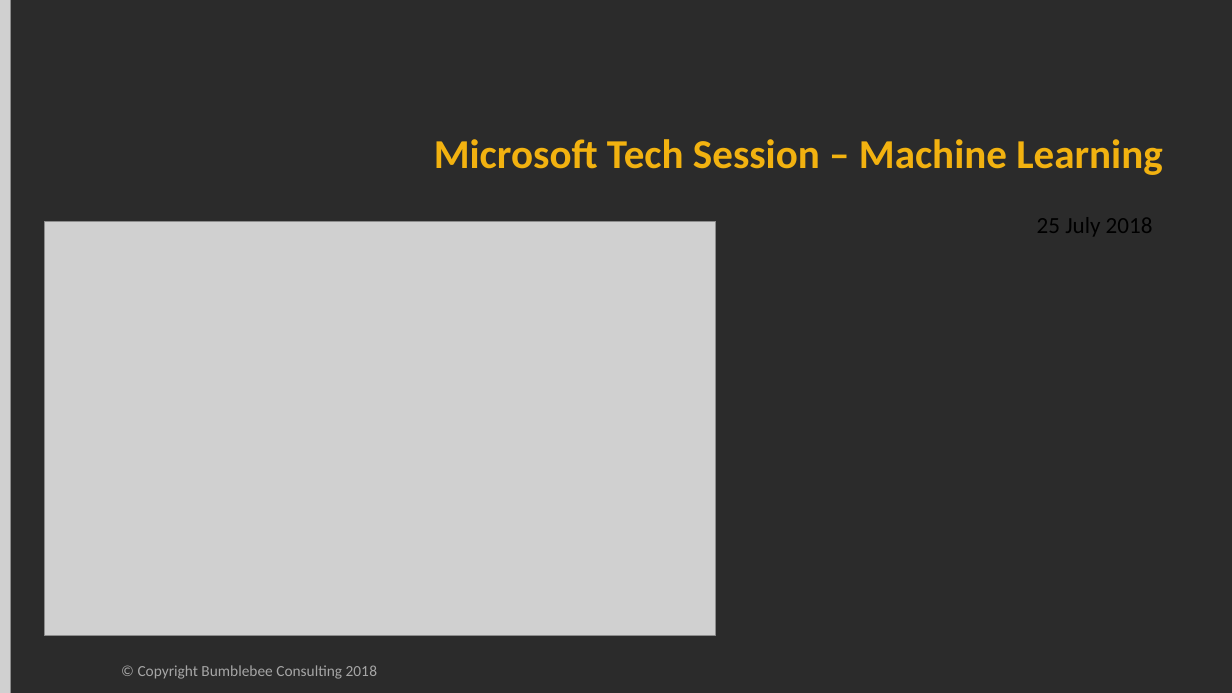
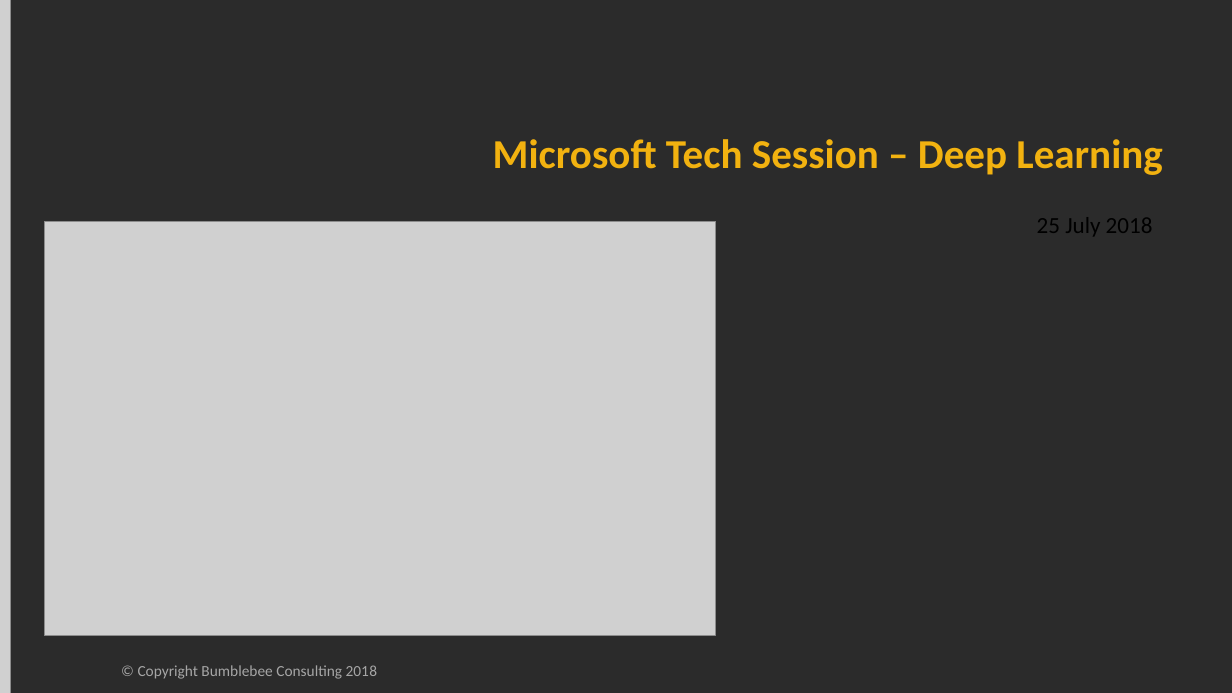
Before and after one commit to pcfour/deep-learning-presentation, a slide deck: slide 1 of documents/Deep Learning with Neural Nets.pptx. Drawn at 1232x693 pixels with LibreOffice and Linux fonts; fonts in the diff are those of the drawing; grey boxes stand for pictures; background and template pictures are left out. Boxes give left, top, right and bottom in pixels: in the first picture for what was removed or moved away, otherwise in the second. Text is boxed around its words. In the diff, an @@ line names an element or a change of style, - is before the commit and + after.

```diff
--- a/documents/Deep Learning with Neural Nets.pptx
+++ b/documents/Deep Learning with Neural Nets.pptx
@@ text at (493,139,1162,175): text changed @@
-Microsoft Tech Session – Machine Learning
+Microsoft Tech Session – Deep Learning
```
Also in this commit, not shown: 3 slides added, 5 other files.
